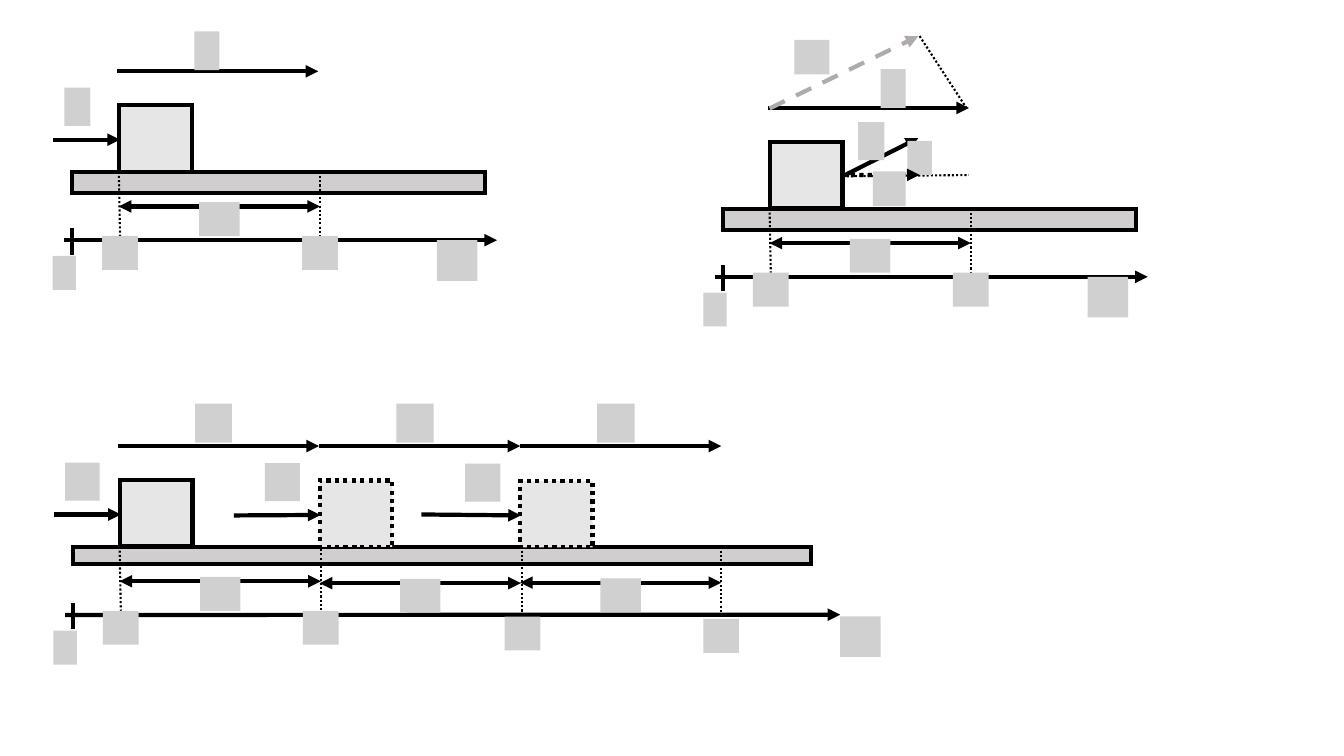
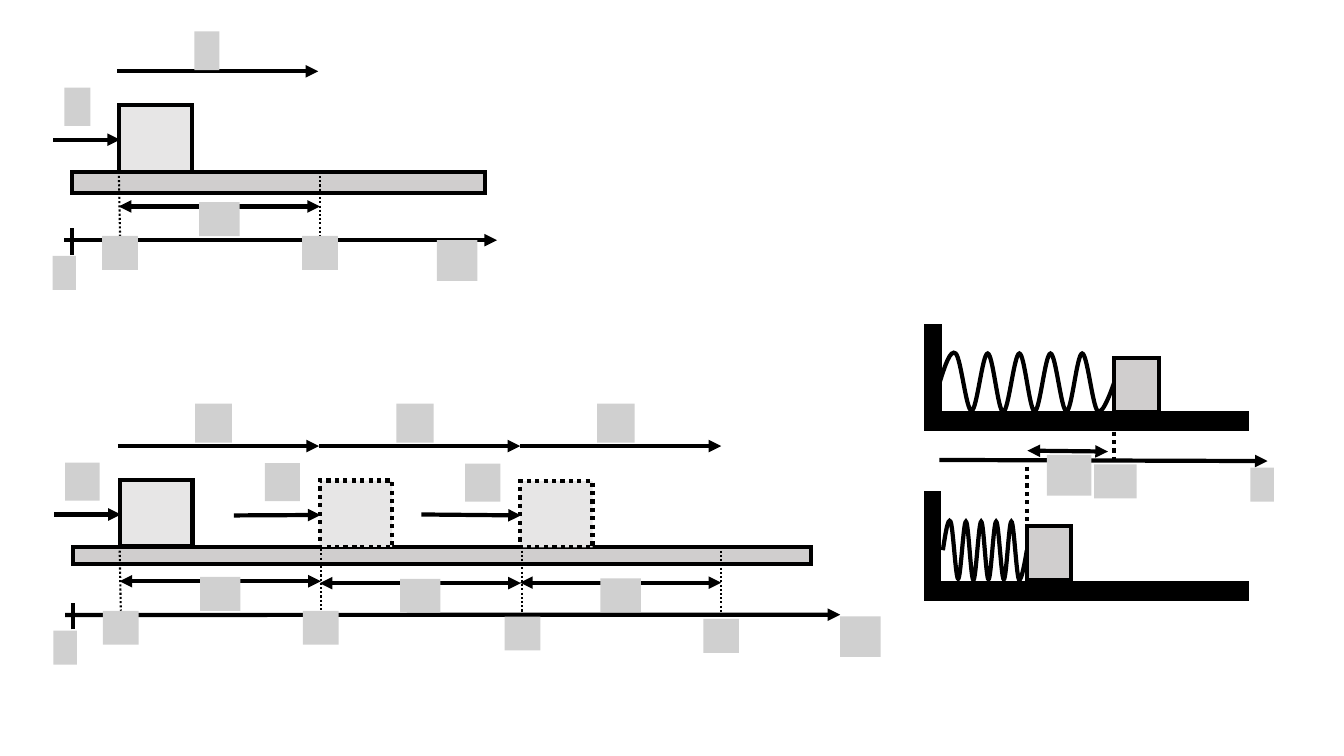
Before and after one commit to OSTP/PhysicsArtofModelling, a slide deck: slide 2 of tex/figures/WorkEnergy/Figures.pptx. Drawn at 1344x756 pixels with LibreOffice and Linux fonts; fonts in the diff are those of the drawing; grey boxes stand for pictures. Boxes give left, top, right and bottom in pixels: in the first picture for what was removed or moved away, otherwise in the second. Text is boxed around its words. In the diff, an @@ line names an element or a change of style, - is before the commit and + after.

```diff
--- a/tex/figures/WorkEnergy/Figures.pptx
+++ b/tex/figures/WorkEnergy/Figures.pptx
@@ group removed at box(704, 36, 1148, 327): 10 pictures, 5 arrows, 5 lines, 2 rectangles, 1 double arrow @@
@@ group added at box(926, 326, 1274, 599): 6 rectangles, 3 pictures, 2 freeform shapes, 2 lines, 1 arrow, 1 double arrow @@
```
Also in this commit, not shown: 1 slide added, 1 slide removed, 3 other files.
